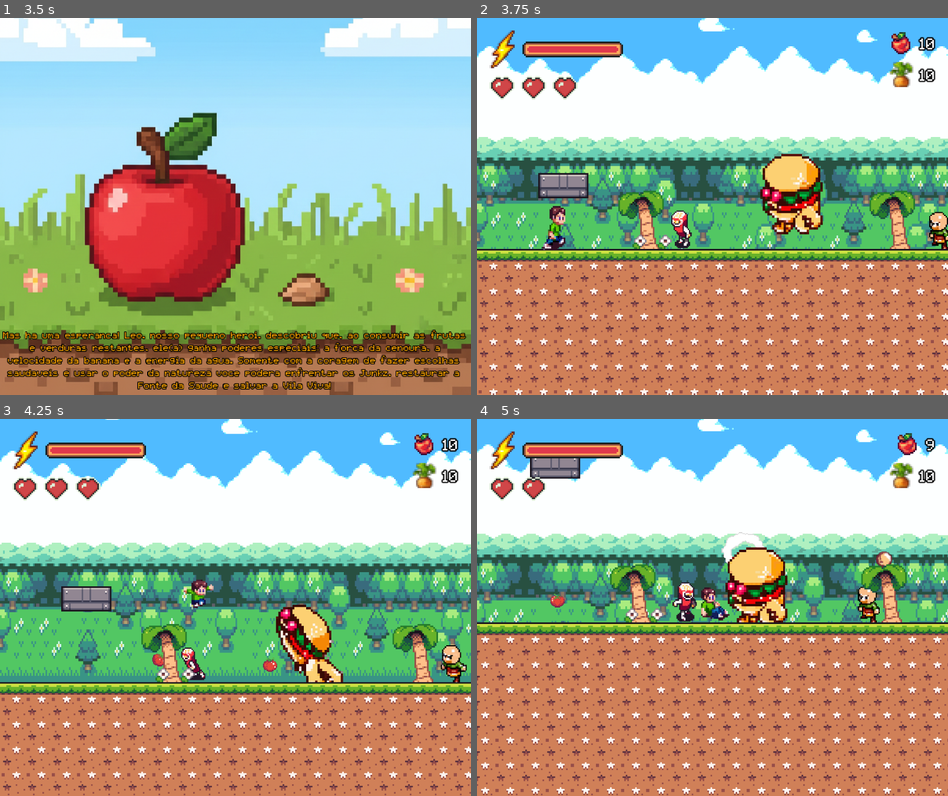
Above: before the commit, frames 1-4 (two rows, left to right).
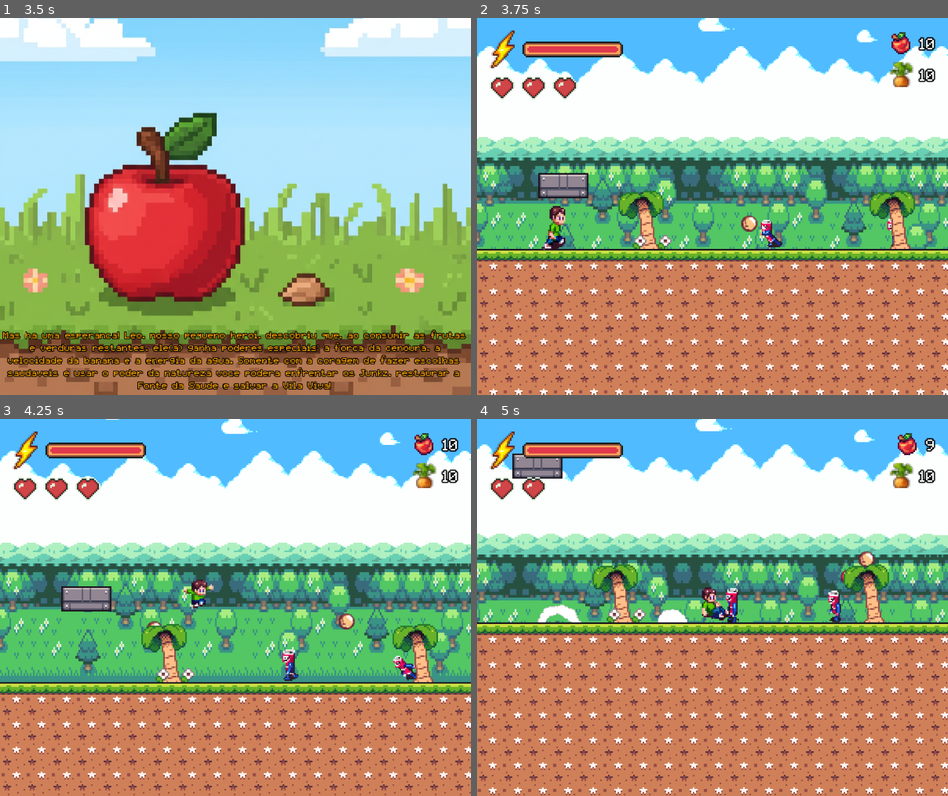
Above: after the commit, the same moments.

Repository: JoaoV4C/MissaoVidaSaudavel
Game: Godot game, scene res://scene/tilescreen.tscn
The game is run twice, just before and just after one commit, with the same random seed, the same clock (stepped at 60 frames per second) and the same inputs.
Inputs (mouse positions are in pixels of both pictures, inside the frame that each line leads up to):
- Up to frame 1 (3.5 s): click "START" at 0.5 s; tap Enter (ui_accept) at 1.25, 2, 2.75 s; move the mouse to (339, 187) at 1.27 s; hold S (duck) 1.28-2.03 s; hold D (right) 1.28-2.78 s; tap W (jump) at 1.52, 2.27 s; move the mouse to (141, 225) at 2.02 s; click (141, 225) at 2.1 s; move the mouse to (282, 123) at 2.77 s; hold A (left) from 2.78 s (still down); tap Q (switch_weapon) at 2.85 s
- Up to frame 2 (3.75 s): tap Enter (ui_accept) at 3.5 s; move the mouse to (688, 281) at 3.52 s; release A (left) at 3.53 s; hold D (right) from 3.53 s (still down); tap S (duck) at 3.6 s
- Up to frame 3 (4.25 s): keep holding D (right); tap W (jump) at 3.77 s
- Up to frame 4 (5 s): keep holding D (right); move the mouse to (853, 664) at 4.27 s; click (853, 664) at 4.35 s; tap W (jump) at 4.52 s

Frame 1 is identical in both runs. In frame 2, 3.3% of the frame differs, in the area x 41-100%, y 35-62%; in frame 3, 3.1%; in frame 4, 30%, in the area x 0-100%, y 0-100%.

Commit message:
feat: sodaz drop itens

Diff:
--- /dev/null
+++ b/entities/water_bottle.tscn
@@ -0,0 +1,24 @@
+[gd_scene load_steps=4 format=3 uid="uid://bpt5b8o614m41"]
+
+[ext_resource type="Script" uid="uid://cucsdpi72yjo3" path="res://scripts/water_bottle.gd" id="1_script"]
+[ext_resource type="Texture2D" uid="uid://bwlcu511eweq6" path="res://sprites/General Tiles/water-bottle.png" id="2_l4lu3"]
+
+[sub_resource type="CapsuleShape2D" id="CapsuleShape2D_ch7v6"]
+radius = 3.0
+height = 14.0
+
+[node name="WaterBottle" type="Area2D"]
+collision_layer = 0
+collision_mask = 2
+script = ExtResource("1_script")
+
+[node name="CollisionShape2D" type="CollisionShape2D" parent="."]
+shape = SubResource("CapsuleShape2D_ch7v6")
+
+[node name="Sprite2D" type="Sprite2D" parent="."]
+modulate = Color(0.5, 0.8, 1, 1)
+scale = Vector2(0.40625, 0.40625)
+texture = ExtResource("2_l4lu3")
+
+[connection signal="area_entered" from="." to="." method="_on_area_entered"]
+[connection signal="body_entered" from="." to="." method="_on_body_entered"]
--- a/scene/tropic.tscn
+++ b/scene/tropic.tscn
@@ -11,14 +11,11 @@
 [ext_resource type="Texture2D" uid="uid://8clgcsqv5vkj" path="res://sprites/Seasonal Tilesets/1 - Grassland/Background parts/1 - Foreground_scenery.png" id="8_xflqb"]
 [ext_resource type="PackedScene" uid="uid://cdtr6sp6pckop" path="res://entities/camera.tscn" id="9_34ia6"]
 [ext_resource type="PackedScene" uid="uid://nm82sifvd23i" path="res://entities/level_end.tscn" id="10_d18o5"]
-[ext_resource type="PackedScene" uid="uid://bes2p46skt65p" path="res://entities/burger.tscn" id="11_t8vtq"]
 [ext_resource type="PackedScene" uid="uid://7dkaekrflgga" path="res://entities/moving_platform.tscn" id="14_xflqb"]
-[ext_resource type="PackedScene" uid="uid://le3qaug4duqu" path="res://entities/fries.tscn" id="14_xnncp"]
 [ext_resource type="Texture2D" uid="uid://bisx3qseefq0j" path="res://sprites/Seasonal Tilesets/7 - Hud/apple_hud.png" id="15_mjtd1"]
 [ext_resource type="Texture2D" uid="uid://2keardv4cidw" path="res://sprites/Seasonal Tilesets/7 - Hud/healthbarUnder.png" id="16_b78wb"]
 [ext_resource type="Texture2D" uid="uid://2ep5330sou7q" path="res://sprites/Seasonal Tilesets/7 - Hud/lightning.png" id="16_kajwn"]
 [ext_resource type="FontFile" uid="uid://dlo5r8y4er47f" path="res://fonts/pixelmix.ttf" id="16_kjkl5"]
-[ext_resource type="PackedScene" uid="uid://c5ycduh7qn7la" path="res://entities/boss.tscn" id="16_mjtd1"]
 [ext_resource type="Texture2D" uid="uid://cqua7p3ba3sss" path="res://sprites/Seasonal Tilesets/7 - Hud/healthbarProgress.png" id="17_kajwn"]
 [ext_resource type="Texture2D" uid="uid://cbl0dfghm2m3t" path="res://sprites/Seasonal Tilesets/7 - Hud/carrot.png" id="18_3eg8f"]
 [ext_resource type="Texture2D" uid="uid://bul728afcma7d" path="res://sprites/Seasonal Tilesets/7 - Hud/hearts_hud.png" id="19_uehjn"]
@@ -175,17 +172,14 @@
 [node name="Player" parent="." instance=ExtResource("1_bmxgx")]
 position = Vector2(43, 161)
 
-[node name="Burger" parent="." groups=["Enemies"] instance=ExtResource("11_t8vtq")]
-position = Vector2(296, 157)
-
-[node name="Boss" parent="." groups=["Enemies"] instance=ExtResource("16_mjtd1")]
-position = Vector2(212, 132)
-
-[node name="Fries" parent="." groups=["Enemies"] instance=ExtResource("14_xnncp")]
-position = Vector2(142, 145)
-
 [node name="Sodaz" parent="." instance=ExtResource("20_ovcmj")]
 position = Vector2(355, 151)
+
+[node name="Sodaz2" parent="." instance=ExtResource("20_ovcmj")]
+position = Vector2(278, 156)
+
+[node name="Sodaz3" parent="." instance=ExtResource("20_ovcmj")]
+position = Vector2(189, 156)
 
 [node name="LevelEnd" parent="." instance=ExtResource("10_d18o5")]
 position = Vector2(541, 139)
--- a/scripts/soda_bubble.gd
+++ b/scripts/soda_bubble.gd
@@ -8,7 +8,7 @@
 const HORIZONTAL_SPEED = 150.0
 const INITIAL_VERTICAL_VELOCITY = -200.0
 const GRAVITY = 600.0
-const EXPLOSION_RADIUS = 50.0
+const EXPLOSION_RADIUS = 20.0
 
 func _process(delta: float) -> void:
 	if has_exploded:
--- a/scripts/sodaz.gd
+++ b/scripts/sodaz.gd
@@ -7,6 +7,7 @@
 }
 
 const SODA_BUBBLE = preload("res://entities/soda_bubble.tscn")
+const WATER_BOTTLE = preload("res://entities/water_bottle.tscn")
 
 @onready var anim: AnimatedSprite2D = $AnimatedSprite2D
 @onready var hitbox: Area2D = $Hitbox
@@ -19,7 +20,7 @@
 const DETECTION_RANGE = 250.0
 const ATTACK_DISTANCE = 200.0
 const MIN_DISTANCE = 15.0
-const ATTACK_COOLDOWN = 3.0
+const ATTACK_COOLDOWN = 5.0
 const JUMP_VELOCITY = -400.0
 
 var status: SodazState
@@ -136,12 +137,21 @@
 	print("[SODAZ] Took ", damage, " damage. Health: ", health, "/", MAX_HEALTH)
 
 	if health <= 0:
+		drop_water_bottle()
 		go_to_hurt_state()
 	else:
 		# Piscar para indicar dano
 		modulate = Color(1, 0.5, 0.5)
 		await get_tree().create_timer(0.1).timeout
 		modulate = Color(1, 1, 1)
+
+func drop_water_bottle():
+	# 40% de chance de dropar water bottle
+	if randf() < 0.4:
+		var bottle = WATER_BOTTLE.instantiate()
+		get_parent().add_child(bottle)
+		bottle.global_position = global_position
+		print("[SODAZ] Water bottle dropado!")
 
 func throw_bubble():
 	var new_bubble = SODA_BUBBLE.instantiate()
--- /dev/null
+++ b/scripts/water_bottle.gd
@@ -0,0 +1,19 @@
+extends Area2D
+
+func _ready():
+	add_to_group("WaterBottle")
+
+func _on_area_entered(area: Area2D) -> void:
+	var parent = area.get_parent()
+	if parent and parent.is_in_group("Player"):
+		collect(parent)
+
+func _on_body_entered(body: Node2D) -> void:
+	if body.is_in_group("Player"):
+		collect(body)
+
+func collect(_player):
+	# Restaurar 60 de energia (60% de 100)
+	Globals.energy = min(100, Globals.energy + 60)
+	print("[WATER_BOTTLE] Coletado! Energia: ", Globals.energy)
+	queue_free()
Not shown: 1 places in scene/tropic.tscn that only renumber resources
Not shown, added: scripts/water_bottle.gd.uid
Binary file added: sprites/General Tiles/water-bottle.png
Not shown, added: sprites/General Tiles/water-bottle.png.import
